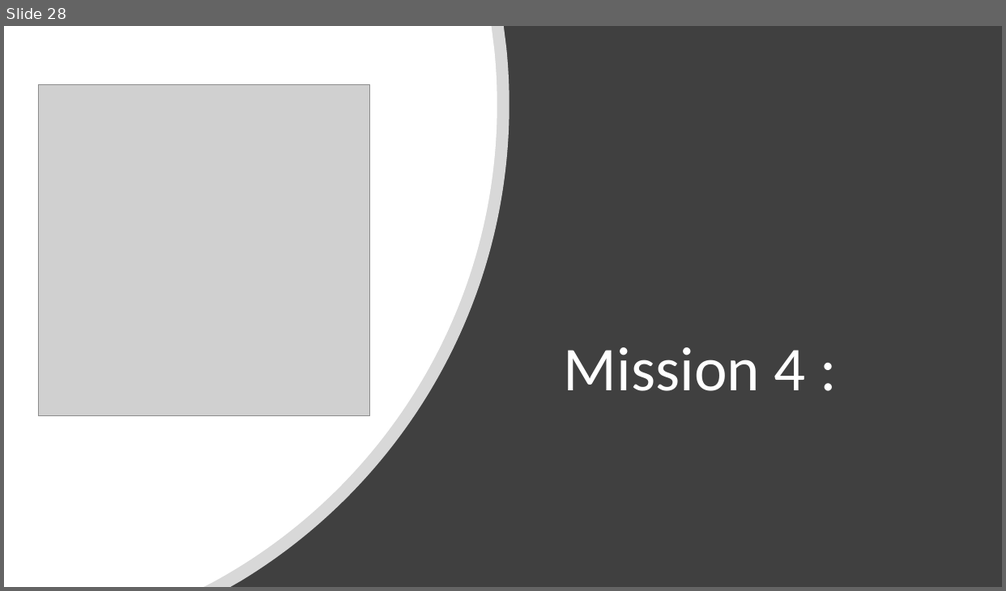
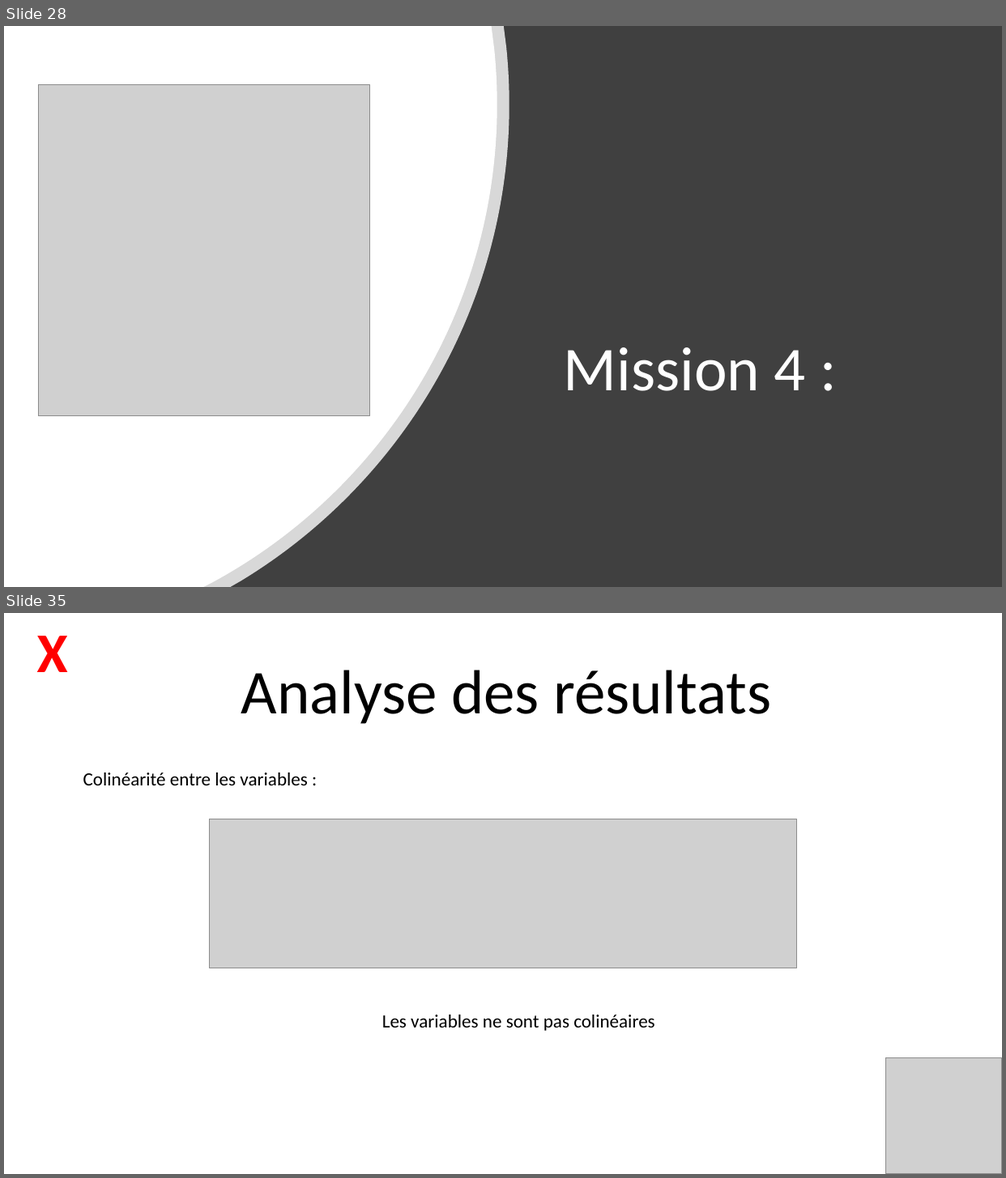
Before and after one commit to Julien-paulet/Projet_7_, a slide deck: Présentation.pptx. Shown one above the other, each under a label of ours: slide 28 before the commit, slides 28 and 35 after it; the slides between them are not shown. The pictures are 1006x591 and 1006x1178 pixels, drawn with LibreOffice and Linux fonts; fonts in the diff are those of the drawing; grey boxes stand for pictures. Boxes give left, top, right and bottom in pixels: in the first picture for what was removed or moved away, otherwise in the second. Text is boxed around its words. In the diff, an @@ line names an element or a change of style, - is before the commit and + after.

```diff
--- a/Présentation.pptx
+++ b/Présentation.pptx
@@ slide 35 added at box(4, 613, 1002, 1174), background #FFFFFF @@
@@ text added at box(37, 636, 68, 672), 54 pt, text #FF0000, bold @@
+X
@@ title added at box(241, 670, 771, 724), 60 pt, text #000000 @@
+Analyse des résultats
@@ text added at box(83, 773, 307, 786), 18 pt, text #000000 @@
+Colinéarité entre les variables :
@@ picture added at box(209, 819, 796, 969) @@
@@ text added at box(382, 1015, 655, 1031), 18 pt, text #000000 @@
+Les variables ne sont pas colinéaires
@@ picture added at box(886, 1058, 1002, 1174) @@
```
Also in this commit, not shown: 7 other slides added, 3 slides removed, 2 other files.
